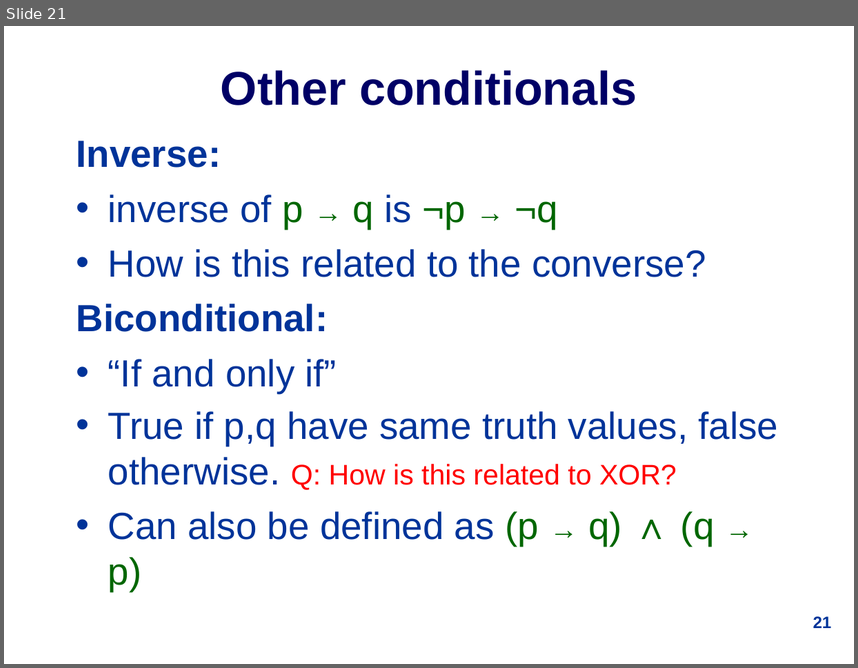
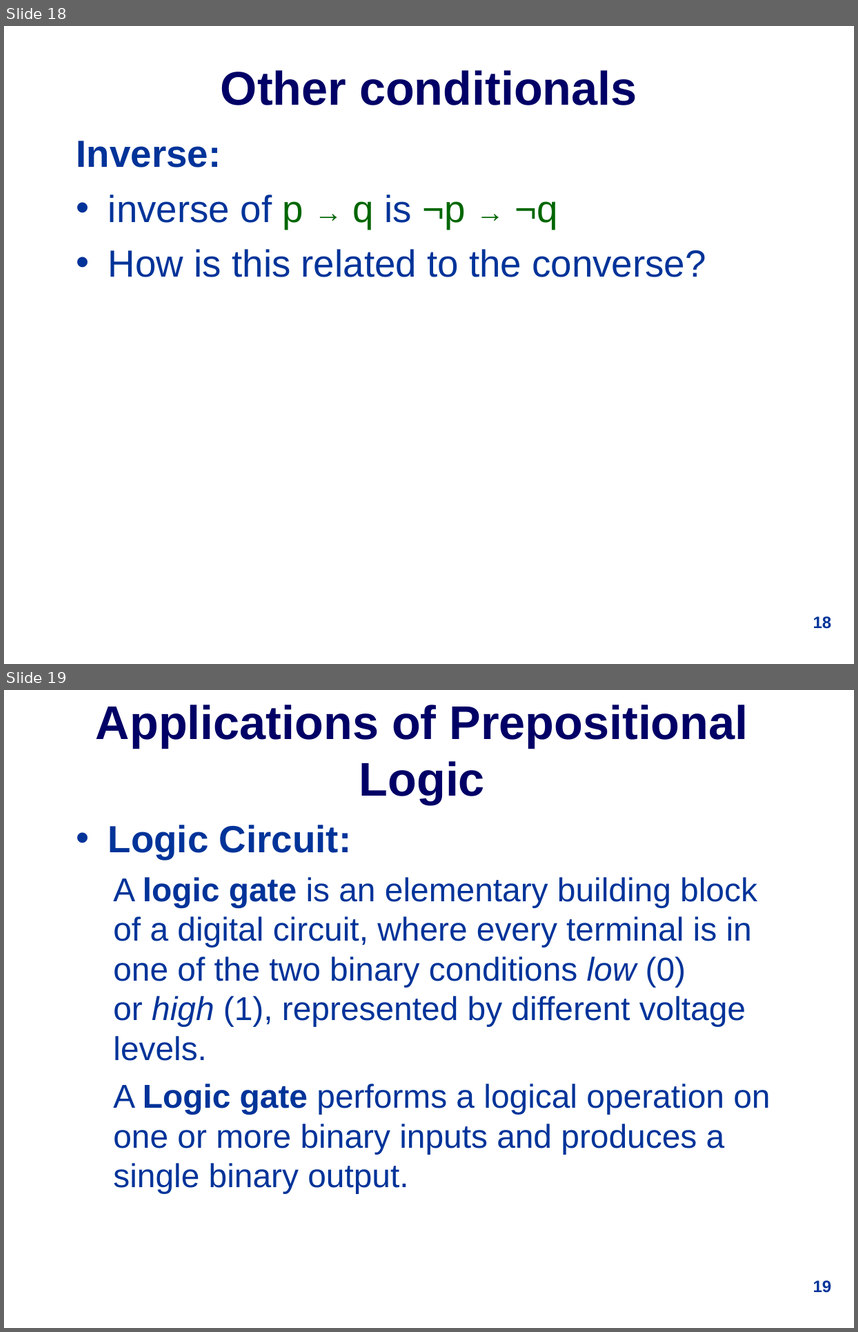
Before and after one commit to udohsolomon/lecture_slide_programming, a slide deck: week_1/1019Lec1.ppt. Shown one above the other, each under a label of ours: slide 21 before the commit, slides 18 and 19 after it. The pictures are 858x668 and 858x1332 pixels, drawn with LibreOffice and Linux fonts; fonts in the diff are those of the drawing. Boxes give left, top, right and bottom in pixels: in the first picture for what was removed or moved away, otherwise in the second. Text is boxed around its words. In the diff, an @@ line names an element or a change of style, - is before the commit and + after.

```diff
--- a/week_1/1019Lec1.ppt
+++ b/week_1/1019Lec1.ppt
@@ slide 19 added at [4,690,854,1328], background #FFFFFF @@
@@ title added at [96,704,749,805], 40 pt, text #000066, bold @@
+Applications of Prepositional Logic
@@ text added at [108,825,770,1193], 28 pt, text #003399 @@
+• Logic Circuit:
+  A logic gate is an elementary building block of a digital circuit, where every terminal is in one of the two binary conditions low (0) or high (1), represented by different voltage levels.
+  A Logic gate performs a logical operation on one or more binary inputs and produces a single binary output.
@@ page number added at [813,1280,832,1292], 14 pt, text #003399, bold @@
+19
@@ what was slide 21 is now slide 18 @@
@@ slide 18 changed as well @@
@@ text at [76,303,778,591]: paragraphs removed @@
-Biconditional:
-• “If and only if”
-• True if p,q have same truth values, false otherwise. Q: How is this related to XOR?
-• Can also be defined as (p → q) ∧ (q → p)
@@ page number at [813,616,832,628]: text changed @@
-21
+18
```
Also in this commit, not shown: 8 other slides changed, 9 other slides added, 12 slides removed.
